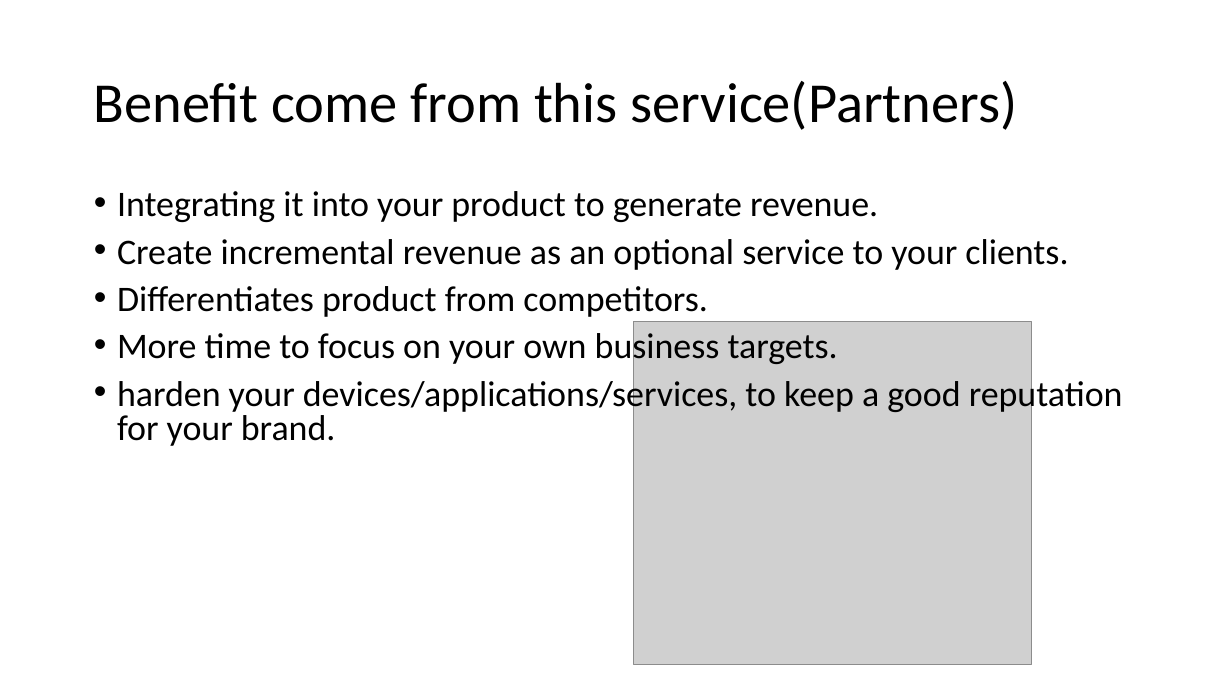
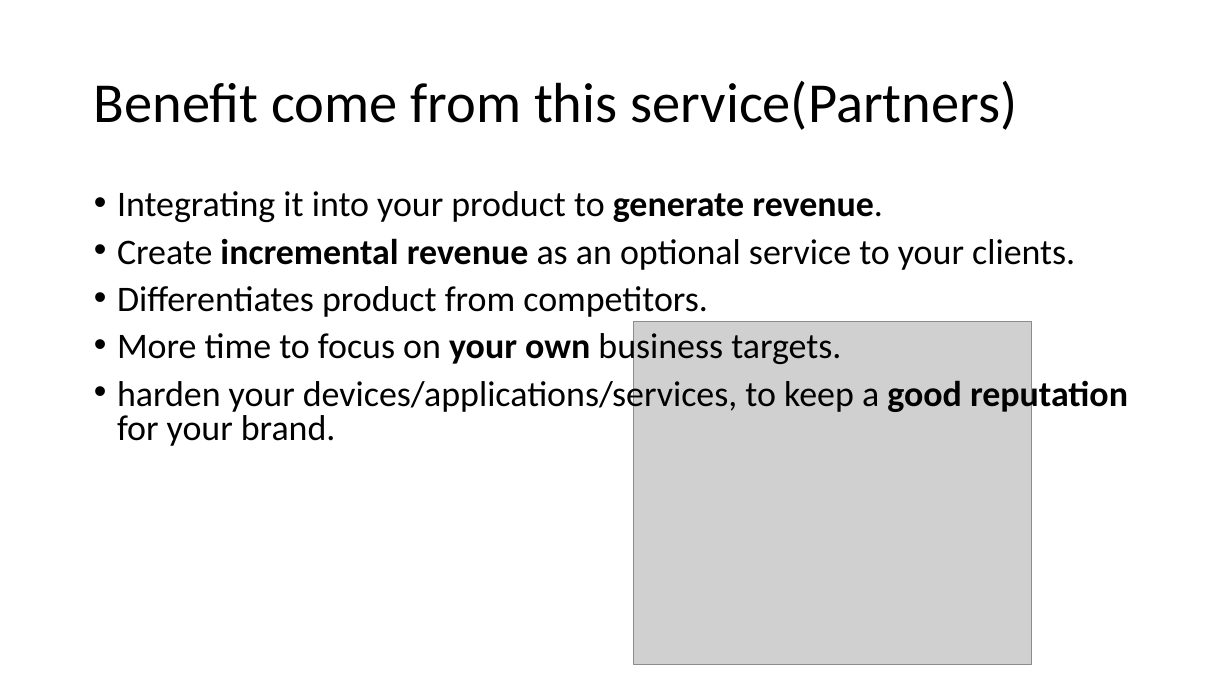
Before and after one commit to jacqbb/webscan, a slide deck: slide 17 of urlinfo_presentation.pptx. Drawn at 1232x693 pixels with LibreOffice and Linux fonts; fonts in the diff are those of the drawing; grey boxes stand for pictures; background and template pictures are left out. Boxes give left, top, right and bottom in pixels: in the first picture for what was removed or moved away, otherwise in the second. Text is boxed around its words. In the diff, an @@ line names an element or a change of style, - is before the commit and + after.

```diff
--- a/urlinfo_presentation.pptx
+++ b/urlinfo_presentation.pptx
@@ text at (117,191,1128,446): bold on in "generate revenue.", "incremental revenue", "your own", "good reputation" @@
```
Also in this commit, not shown: 12 other slides changed, 1 other file.
